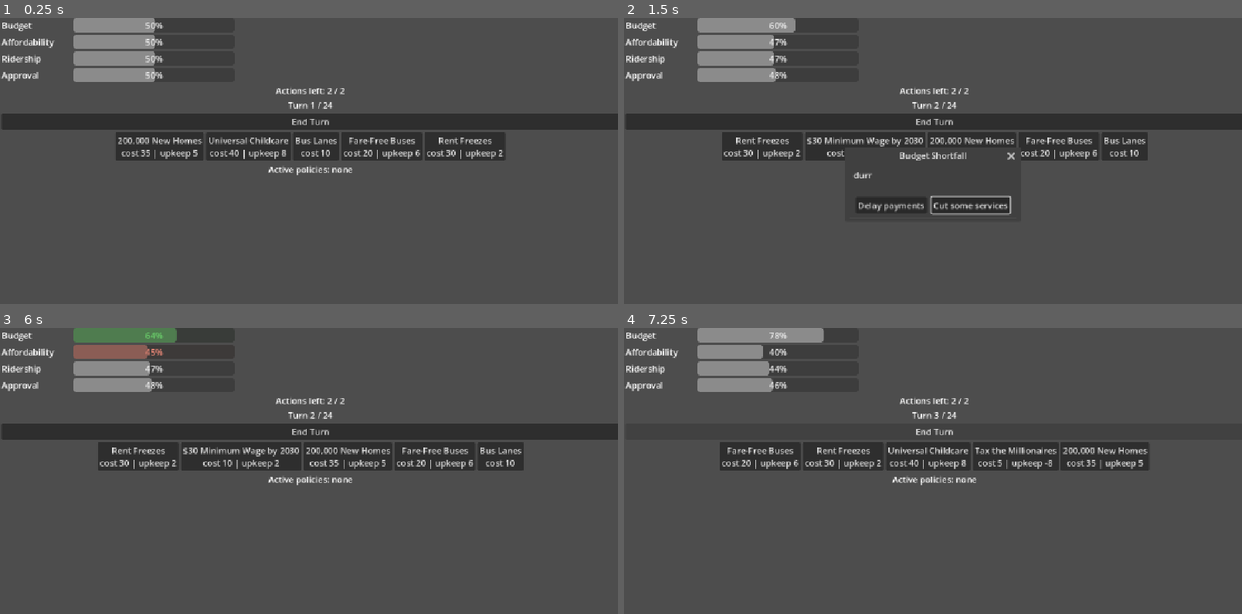
Above: before the commit, frames 1-4 (two rows, left to right).
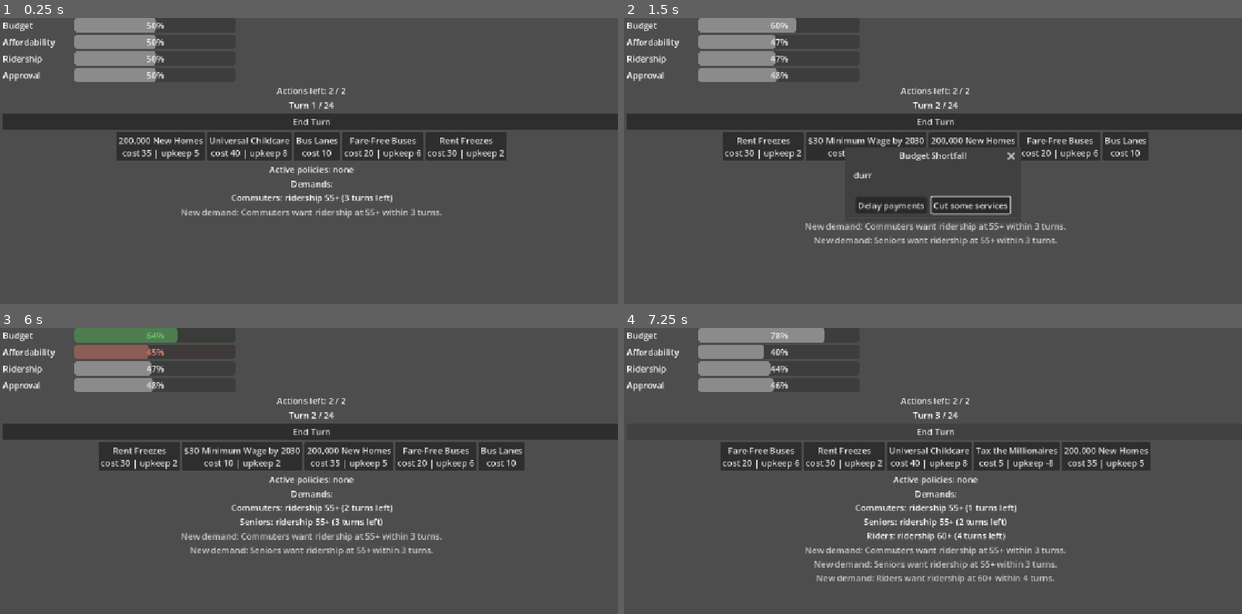
Above: after the commit, the same moments.

Repository: LowPolyPhosphorus/mamdani-simulator
Game: Godot game, scene res://main.tscn
Two runs of this game, one before a commit and one after it. Both use one fixed random seed, a clock stepped at 60 frames per second and the inputs below.
Inputs:
- Up to frame 1 (0.25 s): no input
- Up to frame 2 (1.5 s): click "End Turn" at 0.5 s; click "200,000 New Homes cost 35 | u…" at 1.25 s
- Up to frame 3 (6 s): click "200,000 New Homes cost 35 | u…" at 2 s; click "Rent Freezes cost 30 | upkeep…" at 2.75 s; click "$30 Minimum Wage by 2030 cost…" at 3.5 s; click "Fare-Free Buses cost 20 | upk…" at 4.25 s; click "Bus Lanes cost 10" at 5 s; click "Delay payments" at 5.75 s
- Up to frame 4 (7.25 s): click "End Turn" at 6.5 s

The runs differ from the first frame. In frame 1, 3.8% of the frame differs, in the area x 0-82%, y 0-70%; in frame 2, 3.5%; in frame 3, 4.7%; in frame 4, 5.6%, in the area x 0-86%, y 0-90%.

Commit message:
add constituent demands

Diff:
--- /dev/null
+++ b/demand.gd
@@ -0,0 +1,9 @@
+class_name Demand
+extends Resource
+
+@export var group_name: String = ""
+@export_enum("budget", "affordability", "ridership") var meter: String = "ridership"
+@export var threshold: int = 60
+@export var turns_to_meet: int = 4
+@export var reward: int = 6
+@export var penalty: int = 8
--- /dev/null
+++ b/demands/commuters.tres
@@ -0,0 +1,12 @@
+[gd_resource type="Resource" script_class="Demand" format=3 uid="uid://b7poraxuo8mpr"]
+
+[ext_resource type="Script" uid="uid://cuexoxoxmntrq" path="res://demand.gd" id="1_tnaub"]
+
+[resource]
+script = ExtResource("1_tnaub")
+group_name = "Commuters"
+threshold = 55
+turns_to_meet = 3
+reward = 5
+penalty = 6
+metadata/_custom_type_script = "uid://cuexoxoxmntrq"
--- /dev/null
+++ b/demands/parents.tres
@@ -0,0 +1,12 @@
+[gd_resource type="Resource" script_class="Demand" format=3 uid="uid://c81ncioch0hnq"]
+
+[ext_resource type="Script" uid="uid://cuexoxoxmntrq" path="res://demand.gd" id="1_vpb3o"]
+
+[resource]
+script = ExtResource("1_vpb3o")
+group_name = "Parents"
+threshold = 65
+turns_to_meet = 5
+reward = 8
+penalty = 7
+metadata/_custom_type_script = "uid://cuexoxoxmntrq"
--- /dev/null
+++ b/demands/renters.tres
@@ -0,0 +1,8 @@
+[gd_resource type="Resource" script_class="Demand" format=3 uid="uid://dgs5bjc4t87kc"]
+
+[ext_resource type="Script" uid="uid://cuexoxoxmntrq" path="res://demand.gd" id="1_y0q6o"]
+
+[resource]
+script = ExtResource("1_y0q6o")
+group_name = "Renters"
+metadata/_custom_type_script = "uid://cuexoxoxmntrq"
--- /dev/null
+++ b/demands/riders.tres
@@ -0,0 +1,8 @@
+[gd_resource type="Resource" script_class="Demand" format=3 uid="uid://cp6mh22tb4tvy"]
+
+[ext_resource type="Script" uid="uid://cuexoxoxmntrq" path="res://demand.gd" id="1_d3q8f"]
+
+[resource]
+script = ExtResource("1_d3q8f")
+group_name = "Riders"
+metadata/_custom_type_script = "uid://cuexoxoxmntrq"
--- /dev/null
+++ b/demands/seniors.tres
@@ -0,0 +1,12 @@
+[gd_resource type="Resource" script_class="Demand" format=3 uid="uid://dugujepkt4le2"]
+
+[ext_resource type="Script" uid="uid://cuexoxoxmntrq" path="res://demand.gd" id="1_gfw3j"]
+
+[resource]
+script = ExtResource("1_gfw3j")
+group_name = "Seniors"
+threshold = 55
+turns_to_meet = 3
+reward = 5
+penalty = 6
+metadata/_custom_type_script = "uid://cuexoxoxmntrq"
--- /dev/null
+++ b/demands/small_businesses.tres
@@ -0,0 +1,12 @@
+[gd_resource type="Resource" script_class="Demand" format=3 uid="uid://jrpc11vsmg0t"]
+
+[ext_resource type="Script" uid="uid://cuexoxoxmntrq" path="res://demand.gd" id="1_fukct"]
+
+[resource]
+script = ExtResource("1_fukct")
+group_name = "Small Businesses"
+threshold = 70
+turns_to_meet = 5
+reward = 7
+penalty = 6
+metadata/_custom_type_script = "uid://cuexoxoxmntrq"
--- /dev/null
+++ b/demands/taxpayers.tres
@@ -0,0 +1,11 @@
+[gd_resource type="Resource" script_class="Demand" format=3 uid="uid://baw0senc6d8af"]
+
+[ext_resource type="Script" uid="uid://cuexoxoxmntrq" path="res://demand.gd" id="1_btxi7"]
+
+[resource]
+script = ExtResource("1_btxi7")
+group_name = "Taxpayers"
+turns_to_meet = 3
+reward = 5
+penalty = 6
+metadata/_custom_type_script = "uid://cuexoxoxmntrq"
--- /dev/null
+++ b/demands/transit_workers.tres
@@ -0,0 +1,12 @@
+[gd_resource type="Resource" script_class="Demand" format=3 uid="uid://2kibhwd5gucx"]
+
+[ext_resource type="Script" uid="uid://cuexoxoxmntrq" path="res://demand.gd" id="1_208n4"]
+
+[resource]
+script = ExtResource("1_208n4")
+group_name = "Transit Workers"
+threshold = 68
+turns_to_meet = 5
+reward = 8
+penalty = 6
+metadata/_custom_type_script = "uid://cuexoxoxmntrq"
--- a/game_state.gd
+++ b/game_state.gd
@@ -16,6 +16,7 @@
 var approval: int = 50
 var actions_left: int = ACTIONS_PER_TURN
 var active_policies: Array[PolicyCard] = []
+var active_demands: Array[Dictionary] = []
 
 
 func _apply(meter: String, amount: int) -> void:
@@ -58,6 +59,13 @@
 	meters_changed.emit()
 
 
+func add_demand(demand: Demand) -> void:
+	active_demands.append({"demand": demand, "turns_left": demand.turns_to_meet})
+	log_message.emit("New demand: %s want %s at %d+ within %d turns." % [
+		demand.group_name, demand.meter, demand.threshold, demand.turns_to_meet
+	])
+
+
 func end_turn() -> void:
 	turn += 1
 	actions_left = ACTIONS_PER_TURN
@@ -66,6 +74,7 @@
 	_apply("ridership", -3)
 	_apply("approval", -2)
 	_run_ongoing_policies()
+	_resolve_demands()
 	turn_changed.emit()
 
 
@@ -80,6 +89,20 @@
 		_apply("affordability", policy.per_turn_affordability)
 		_apply("ridership", policy.per_turn_ridership)
 		_apply("approval", policy.per_turn_approval)
+
+
+func _resolve_demands() -> void:
+	for entry in active_demands.duplicate():
+		var demand: Demand = entry["demand"]
+		entry["turns_left"] -= 1
+		if get(demand.meter) >= demand.threshold:
+			active_demands.erase(entry)
+			_apply("approval", demand.reward)
+			log_message.emit("%s are happy (+%d approval)." % [demand.group_name, demand.reward])
+		elif entry["turns_left"] <= 0:
+			active_demands.erase(entry)
+			_apply("approval", -demand.penalty)
+			log_message.emit("%s feel ignored (-%d approval)." % [demand.group_name, demand.penalty])
 
 
 func is_term_over() -> bool:
@@ -109,3 +132,4 @@
 	approval = 50
 	actions_left = ACTIONS_PER_TURN
 	active_policies.clear()
+	active_demands.clear()
--- a/main.gd
+++ b/main.gd
@@ -2,10 +2,13 @@
 
 const HAND_SIZE := 5
 const EVENT_CHANCE := 0.5
+const MAX_DEMANDS := 3
+const DEMAND_CHANCE := 0.7
 const METERS := ["budget", "affordability", "ridership", "approval"]
 
 @export var deck: Array[PolicyCard] = []
 @export var events: Array[GameEvent] = []
+@export var demand_pool: Array[Demand] = []
 
 @onready var turn_label: Label = %TurnLabel
 @onready var end_turn_button: Button = %EndTurnButton
@@ -16,6 +19,7 @@
 
 var actions_label := Label.new()
 var policies_label := Label.new()
+var demands_label := Label.new()
 var log_label := Label.new()
 var log_lines: Array[String] = []
 var current_event: GameEvent
@@ -27,6 +31,7 @@
 	_build_info_labels()
 	_build_meters()
 	end_turn_button.pressed.connect(GameState.end_turn)
+	GameState.turn_changed.connect(_spawn_demand)
 	GameState.turn_changed.connect(_update_ui)
 	GameState.meters_changed.connect(_update_ui)
 	GameState.turn_changed.connect(_draw_hand)
@@ -37,13 +42,15 @@
 	event_dialog.canceled.connect(_on_event_choice.bind(false))
 	result_dialog.confirmed.connect(_restart)
 	result_dialog.canceled.connect(_restart)
+	_spawn_demand()
+	_spawn_demand()
 	_update_ui()
 	_draw_hand()
 
 
 func _build_info_labels() -> void:
 	var vbox := meters_container.get_parent()
-	for label in [actions_label, policies_label, log_label]:
+	for label in [actions_label, policies_label, demands_label, log_label]:
 		label.horizontal_alignment = HORIZONTAL_ALIGNMENT_CENTER
 		vbox.add_child(label)
 	vbox.move_child(actions_label, 1)
@@ -55,6 +62,7 @@
 	turn_label.text = "Turn %d / %d" % [mini(GameState.turn, GameState.MAX_TURNS), GameState.MAX_TURNS]
 	actions_label.text = "Actions left: %d / %d" % [GameState.actions_left, GameState.ACTIONS_PER_TURN]
 	_update_policies_label()
+	_update_demands_label()
 	_update_meters()
 	if GameState.is_game_over() and not game_ended:
 		game_ended = true
@@ -72,6 +80,29 @@
 	for policy in GameState.active_policies:
 		parts.append("%s (upkeep %d)" % [policy.card_name, policy.upkeep])
 	policies_label.text = "Active policies: " + ", ".join(parts)
+
+
+func _update_demands_label() -> void:
+	if GameState.active_demands.is_empty():
+		demands_label.text = "Demands: none"
+		return
+	var lines: Array[String] = ["Demands:"]
+	for entry in GameState.active_demands:
+		var d: Demand = entry["demand"]
+		lines.append("%s: %s %d+ (%d turns left)" % [d.group_name, d.meter, d.threshold, entry["turns_left"]])
+	demands_label.text = "\n".join(lines)
+
+
+func _spawn_demand() -> void:
+	if GameState.active_demands.size() >= MAX_DEMANDS or GameState.is_game_over():
+		return
+	if randf() > DEMAND_CHANCE:
+		return
+	var active: Array = GameState.active_demands.map(func(e): return e["demand"])
+	var options := demand_pool.filter(func(d): return not active.has(d) and GameState.get(d.meter) < d.threshold)
+	if options.is_empty():
+		return
+	GameState.add_demand(options.pick_random())
 
 
 func _build_meters() -> void:
@@ -140,7 +171,7 @@
 
 func _on_log_message(text: String) -> void:
 	log_lines.append(text)
-	if log_lines.size() > 4:
+	if log_lines.size() > 6:
 		log_lines.pop_front()
 	log_label.text = "\n".join(log_lines)
 
--- a/main.tscn
+++ b/main.tscn
@@ -16,17 +16,29 @@
 [ext_resource type="Resource" uid="uid://d0mu4yu3phse0" path="res://events/snowstorm.tres" id="14_yaehf"]
 [ext_resource type="Resource" uid="uid://cvncx4dfpcx0q" path="res://events/transit_strike.tres" id="15_074og"]
 [ext_resource type="Resource" uid="uid://0phmiwu58xqi" path="res://events/budget_shortfall.tres" id="16_cegan"]
+[ext_resource type="Script" uid="uid://cuexoxoxmntrq" path="res://demand.gd" id="17_0odxb"]
+[ext_resource type="Resource" uid="uid://b7poraxuo8mpr" path="res://demands/commuters.tres" id="18_lswn8"]
+[ext_resource type="Resource" uid="uid://c81ncioch0hnq" path="res://demands/parents.tres" id="19_a6jrf"]
+[ext_resource type="Resource" uid="uid://dgs5bjc4t87kc" path="res://demands/renters.tres" id="20_xuqvo"]
+[ext_resource type="Resource" uid="uid://cp6mh22tb4tvy" path="res://demands/riders.tres" id="21_qsp4k"]
+[ext_resource type="Resource" uid="uid://dugujepkt4le2" path="res://demands/seniors.tres" id="22_kq58d"]
+[ext_resource type="Resource" uid="uid://jrpc11vsmg0t" path="res://demands/small_businesses.tres" id="23_seu75"]
+[ext_resource type="Resource" uid="uid://baw0senc6d8af" path="res://demands/taxpayers.tres" id="24_htxhm"]
+[ext_resource type="Resource" uid="uid://2kibhwd5gucx" path="res://demands/transit_workers.tres" id="25_jq2sk"]
 
 [node name="Main" type="Control" unique_id=239545250]
 layout_mode = 3
 anchors_preset = 15
 anchor_right = 1.0
 anchor_bottom = 1.0
+offset_left = 2.0
+offset_right = 2.0
 grow_horizontal = 2
 grow_vertical = 2
 script = ExtResource("1_ig7tw")
 deck = Array[ExtResource("2_lquwl")]([ExtResource("3_dg77c"), ExtResource("4_ycdy4"), ExtResource("5_5vw27"), ExtResource("6_w48qg"), ExtResource("7_vivmo"), ExtResource("3_7mycd"), ExtResource("9_2cqfq"), ExtResource("10_yaehf"), ExtResource("4_272bh"), ExtResource("12_074og")])
 events = Array[ExtResource("13_2cqfq")]([ExtResource("14_yaehf"), ExtResource("15_074og"), ExtResource("16_cegan")])
+demand_pool = Array[ExtResource("17_0odxb")]([ExtResource("18_lswn8"), ExtResource("19_a6jrf"), ExtResource("20_xuqvo"), ExtResource("21_qsp4k"), ExtResource("22_kq58d"), ExtResource("23_seu75"), ExtResource("24_htxhm"), ExtResource("25_jq2sk")])
 
 [node name="VBoxContainer" type="VBoxContainer" parent="." unique_id=982329414]
 custom_minimum_size = Vector2(500, 0)
Not shown, added: demand.gd.uid
